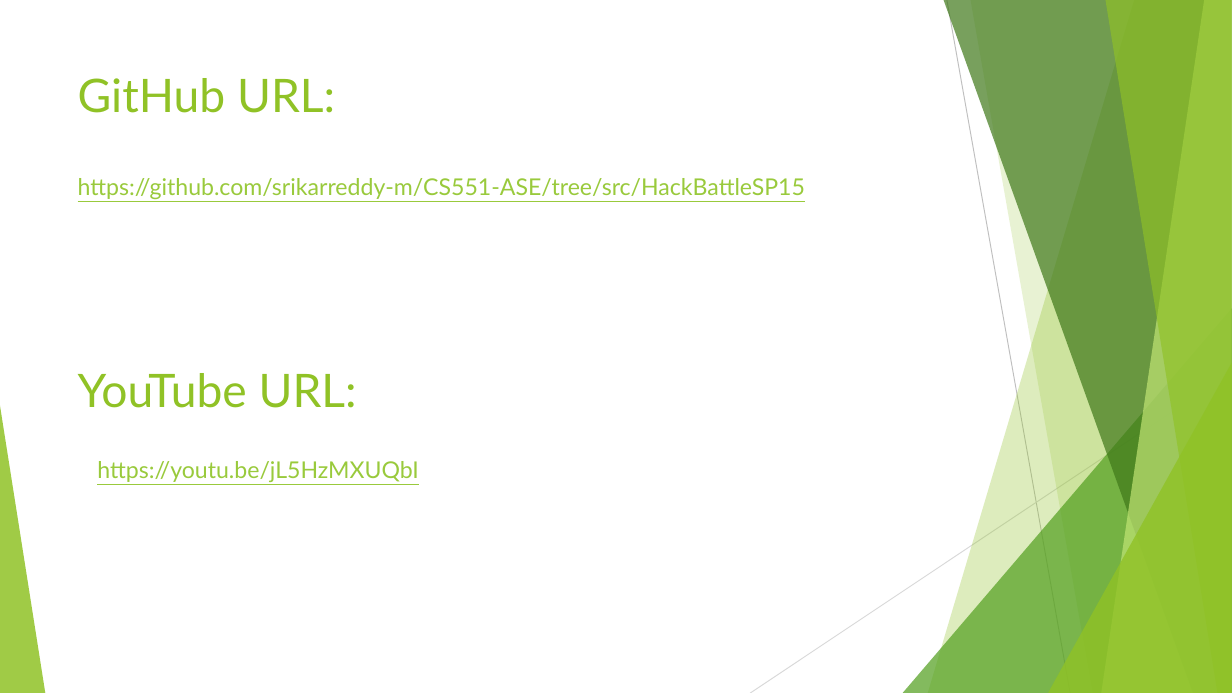
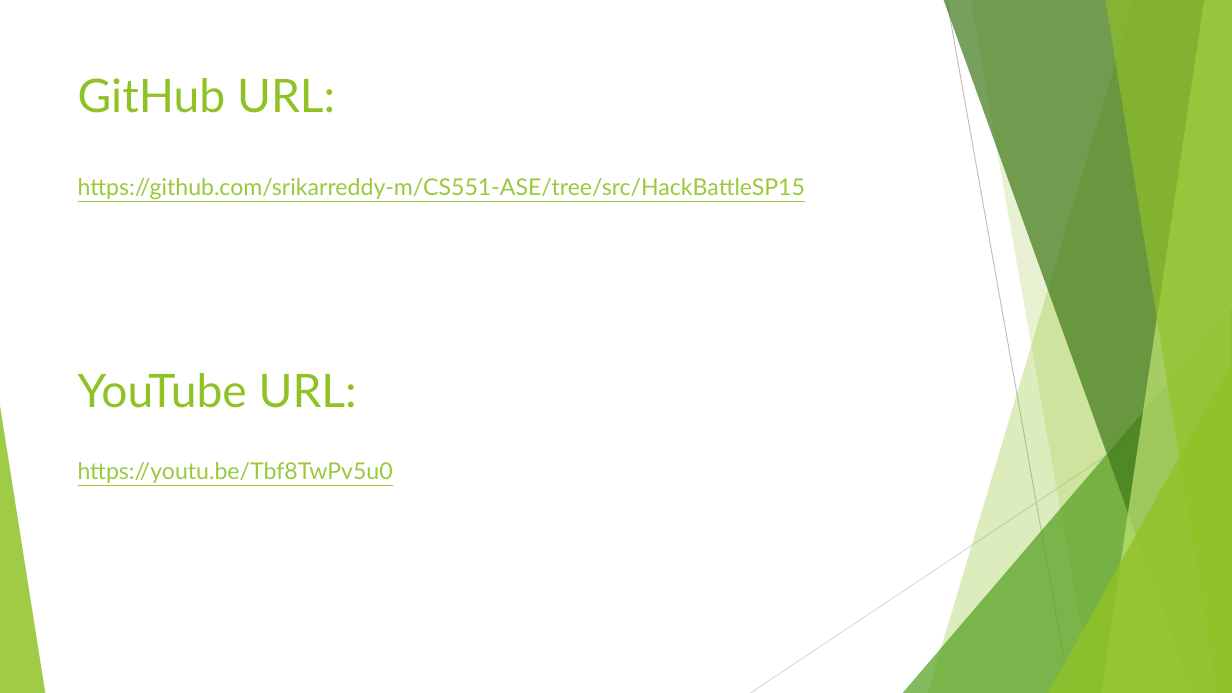
Before and after one commit to srikarreddy-m/CS551-ASE, a slide deck: slide 13 of HackBattleSP15/documentation/ASE Hackathon.pptx (slide 12 before the commit). Drawn at 1232x693 pixels with LibreOffice and Linux fonts; fonts in the diff are those of the drawing. Boxes give left, top, right and bottom in pixels: in the first picture for what was removed or moved away, otherwise in the second. Text is boxed around its words. In the diff, an @@ line names an element or a change of style, - is before the commit and + after.

```diff
--- a/HackBattleSP15/documentation/ASE Hackathon.pptx
+++ b/HackBattleSP15/documentation/ASE Hackathon.pptx
@@ text at box(78, 462, 393, 483): text changed @@
-https://youtu.be/jL5HzMXUQbI
+https://youtu.be/Tbf8TwPv5u0
```
Also in this commit, not shown: 8 other slides changed, 1 slide added, 1 other file.
